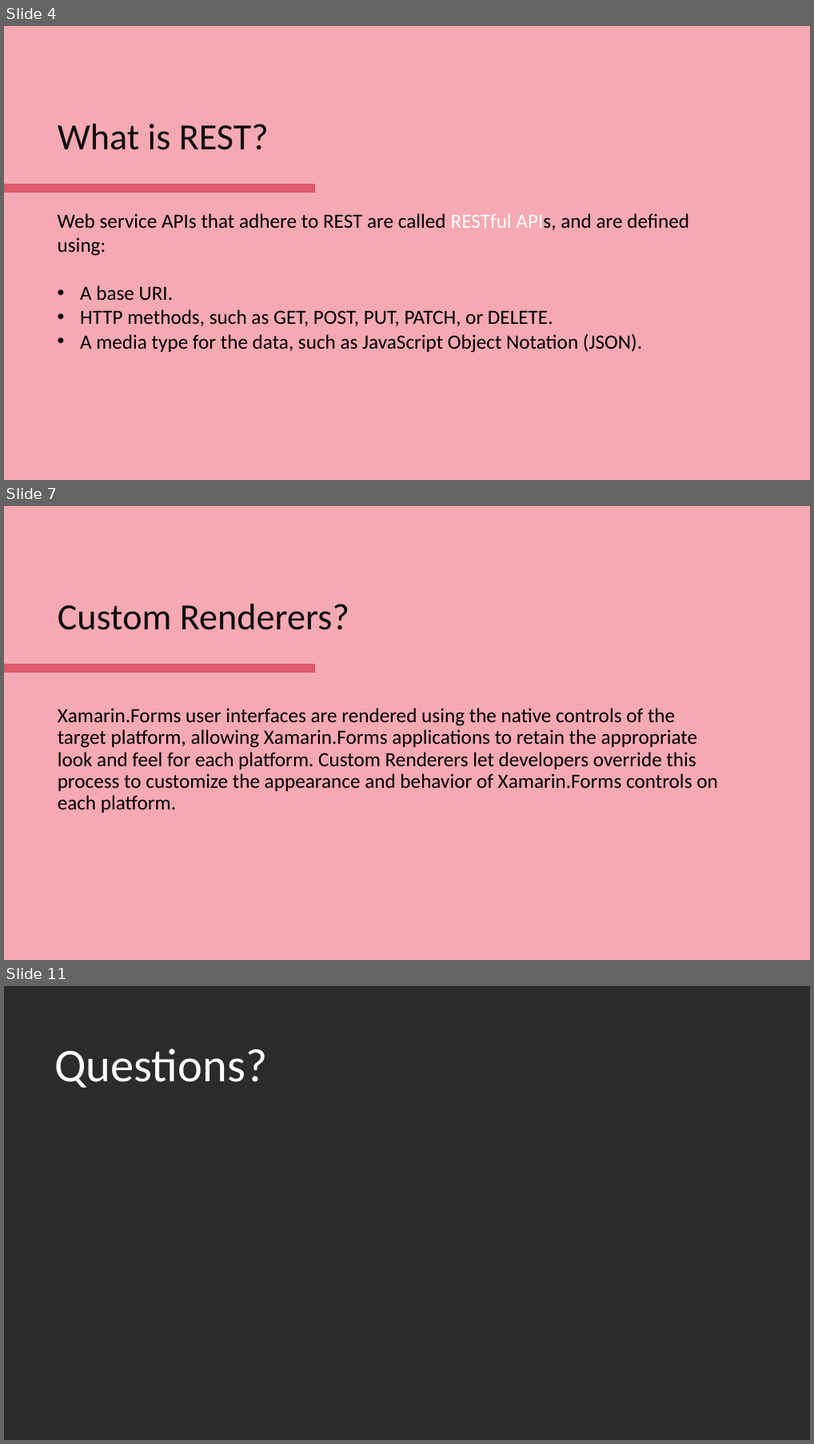
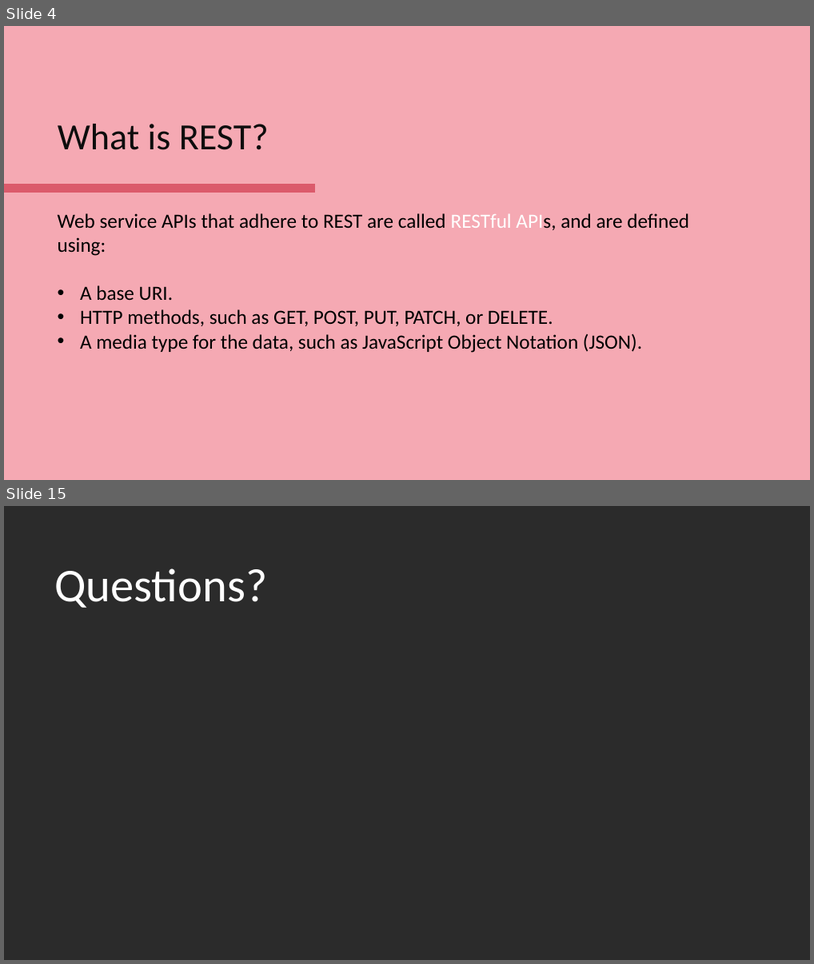
Before and after one commit to HopePH/Playground, a slide deck: PPT/WorkShop/REST Service.pptx. Shown one above the other, each under a label of ours: slides 4, 7 and 11 before the commit, slides 4 and 15 after it; the slides between them are not shown. The pictures are 814x1444 and 814x964 pixels, drawn with LibreOffice and Linux fonts; fonts in the diff are those of the drawing; background and template pictures are left out; a plain dark background stands for a picture behind light text. Boxes give left, top, right and bottom in pixels: in the first picture for what was removed or moved away, otherwise in the second. Text is boxed around its words. In the diff, an @@ line names an element or a change of style, - is before the commit and + after.

```diff
--- a/PPT/WorkShop/REST Service.pptx
+++ b/PPT/WorkShop/REST Service.pptx
@@ slide 7 removed at (4,506,810,960), background #F5A9B3 @@
@@ title removed at (58,604,350,630) @@
-Custom Renderers?
@@ line removed from (4, 668) to (315, 668) @@
@@ text removed at (58,708,718,812) @@
-Xamarin.Forms user interfaces are rendered using the native controls of the target platform, allowing Xamarin.Forms applications to retain the appropriate look and feel for each platform. Custom Renderers let developers override this process to customize the appearance and behavior of Xamarin.Forms controls on each platform.
@@ what was slide 11 is now slide 15 @@
```
Also in this commit, not shown: 2 slides changed, 9 slides added, 4 other slides removed.
